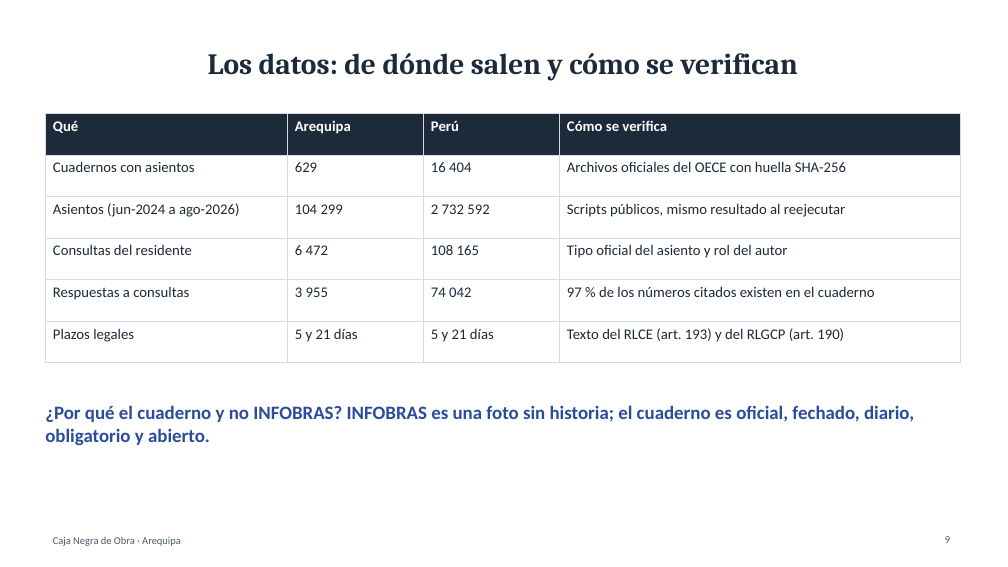
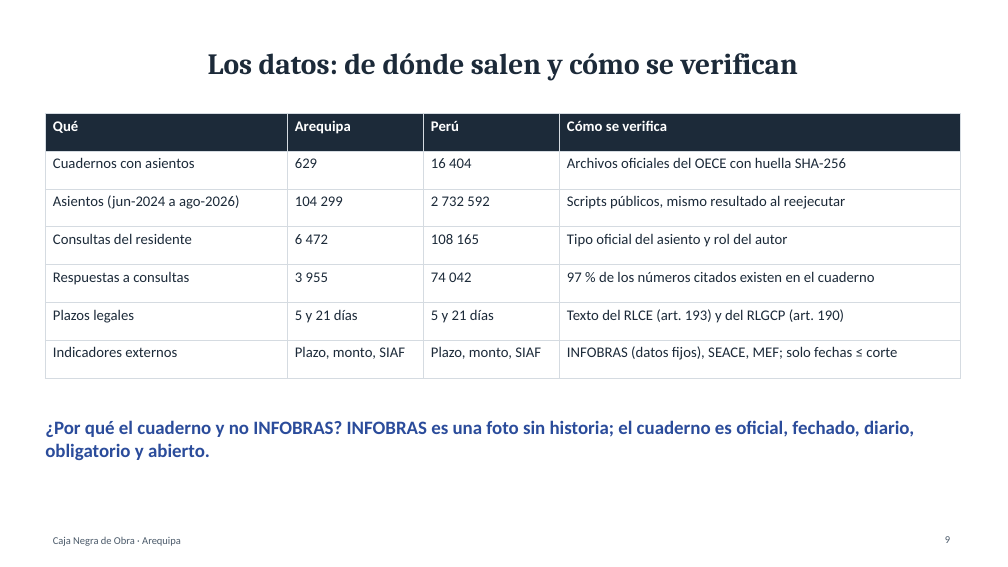
Before and after one commit to OwerLopez/caja-negra-obras, a slide deck: slide 9 of diapositivas/Caja_Negra_de_Obra.pptx. Drawn at 1008x567 pixels with LibreOffice and Linux fonts; fonts in the diff are those of the drawing. Boxes give left, top, right and bottom in pixels: in the first picture for what was removed or moved away, otherwise in the second. Text is boxed around its words. In the diff, an @@ line names an element or a change of style, - is before the commit and + after.

```diff
--- a/diapositivas/Caja_Negra_de_Obra.pptx
+++ b/diapositivas/Caja_Negra_de_Obra.pptx
@@ table at bbox=[45, 113, 960, 364] @@
+row 7: Indicadores externos | Plazo, monto, SIAF | Plazo, monto, SIAF | INFOBRAS (datos fijos), SEACE, MEF; solo fechas ≤ corte
@@ text "¿Por qué el cuaderno y ...": place and size @@
-text "¿Por qué el cuaderno y ..." at bbox=[45, 405, 914, 445]
+text "¿Por qué el cuaderno y ..." at bbox=[45, 420, 914, 460]
```
Also in this commit, not shown: 13 other slides changed, 5 slides added, 6 other files.
